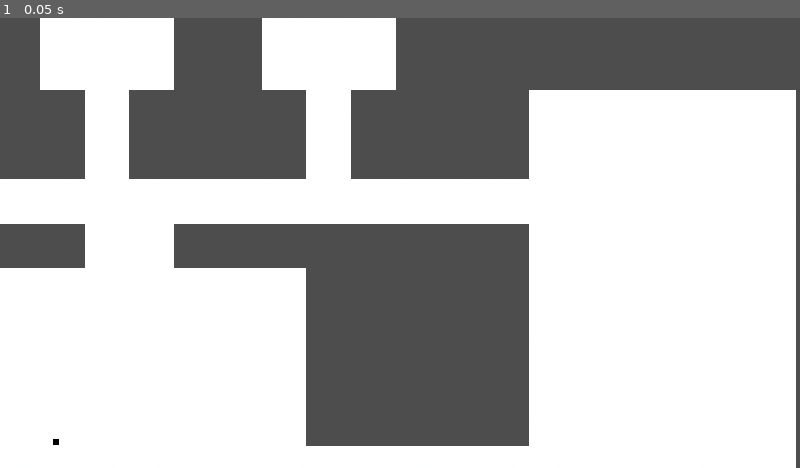
Above: before the commit, frame 1.
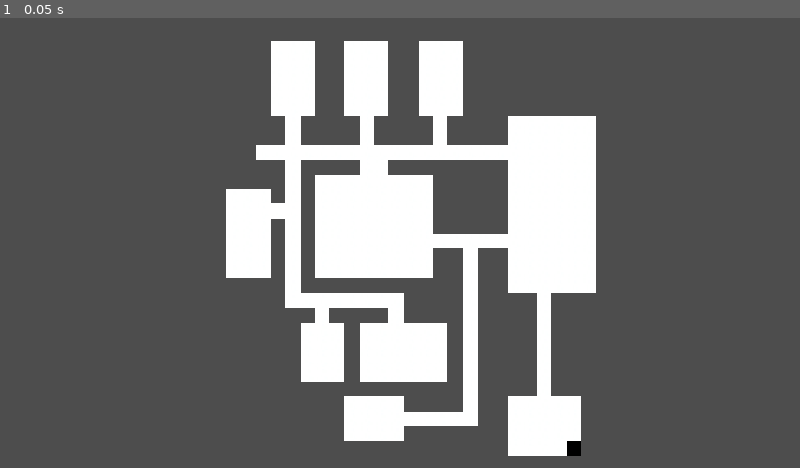
Above: after the commit, the same moment.

Repository: WittySmirk/wardenonholiday
Game: Godot game, scene res://map.tscn
Two runs of this game, one before a commit and one after it. Both use one fixed random seed, a clock stepped at 60 frames per second and the inputs below.
Inputs:
- Up to frame 1 (0.05 s): no input

The runs differ from the first frame. In frame 1, 64% of the frame differs, in the area x 0-100%, y 0-100%.

Commit message:
Build test map

Diff:
--- a/map.tscn
+++ b/map.tscn
@@ -67,7 +67,7 @@
 
 [sub_resource type="TileSetAtlasSource" id="TileSetAtlasSource_urblq"]
 texture = ExtResource("1_wijl4")
-texture_region_size = Vector2i(64, 64)
+texture_region_size = Vector2i(8, 8)
 use_texture_padding = false
 1:0/0 = 0
 2:0/0 = 0
@@ -216,7 +216,7 @@
 0:0/0/navigation_layer_0/polygon = SubResource("NavigationPolygon_p5pve")
 
 [sub_resource type="TileSet" id="TileSet_51px8"]
-tile_size = Vector2i(64, 64)
+tile_size = Vector2i(8, 8)
 navigation_layer_0/layers = 1
 sources/1 = SubResource("TileSetAtlasSource_urblq")
 sources/0 = SubResource("TileSetAtlasSource_iw27f")
@@ -233,6 +233,7 @@
 color = Color(0, 0, 0, 1)
 
 [node name="TileMapLayer" type="TileMapLayer" parent="." unique_id=2062702629]
+visible = false
 tile_map_data = PackedByteArray("AAD//wIAAAABAAAAAGD//wMAAAABAAAAAGD9/wIAAAABAAAAAFD9/wMAAAABAAAAAFD+/wUAAAAHAAUAAAD+/w …(3600 unchanged characters)…
 tile_set = SubResource("TileSet_51px8")
 
@@ -241,39 +242,40 @@
 tile_set = SubResource("TileSet_51px8")
 
 [node name="movement_nodes" type="Node2D" parent="." unique_id=73612697]
-position = Vector2(147, 879)
+position = Vector2(291, 157)
 
 [node name="move_target" parent="movement_nodes" unique_id=1799719153 node_paths=PackedStringArray("connections") instance=ExtResource("3_e0an3")]
-position = Vector2(4, 12)
+position = Vector2(-167, 47)
 connections = [NodePath("../move_target2")]
 
 [node name="move_target2" parent="movement_nodes" unique_id=1227734488 node_paths=PackedStringArray("connections") instance=ExtResource("3_e0an3")]
-position = Vector2(91, -42)
+position = Vector2(-167, -89)
 connections = [NodePath("../move_target"), NodePath("../move_target3")]
 
 [node name="move_target3" parent="movement_nodes" unique_id=179874527 node_paths=PackedStringArray("connections") instance=ExtResource("3_e0an3")]
-position = Vector2(72, 33)
+position = Vector2(-246, -89)
 connections = [NodePath("../move_target2"), NodePath("../move_target4")]
 
 [node name="move_target4" parent="movement_nodes" unique_id=1376889007 node_paths=PackedStringArray("connections") instance=ExtResource("3_e0an3")]
-position = Vector2(88, -1)
+position = Vector2(-303, -89)
 connections = [NodePath("../move_target3"), NodePath("../move_target5")]
 
 [node name="move_target5" parent="movement_nodes" unique_id=1321135926 node_paths=PackedStringArray("connections") instance=ExtResource("3_e0an3")]
-position = Vector2(146, -28)
+position = Vector2(-303, -57)
 connections = [NodePath("../move_target4"), NodePath("../move_target6")]
 
 [node name="move_target6" parent="movement_nodes" unique_id=991701716 node_paths=PackedStringArray("connections") instance=ExtResource("3_e0an3")]
-position = Vector2(72, -203)
+position = Vector2(-303, -9)
 connections = [NodePath("../move_target5"), NodePath("../move_target7")]
 
 [node name="move_target7" parent="movement_nodes" unique_id=1284434193 node_paths=PackedStringArray("connections") instance=ExtResource("3_e0an3")]
-position = Vector2(126, 5)
+position = Vector2(-247, -9)
 connections = [NodePath("../move_target6")]
 
 [node name="gaurd" parent="." unique_id=749380629 node_paths=PackedStringArray("current_node") instance=ExtResource("2_e0an3")]
-position = Vector2(151, 891)
+position = Vector2(140, 228)
 current_node = NodePath("../movement_nodes/move_target")
 
 [node name="Camera2D" type="Camera2D" parent="." unique_id=1000948966]
-position = Vector2(646, 604)
+position = Vector2(46, 117)
+zoom = Vector2(2.665, 2.665)
